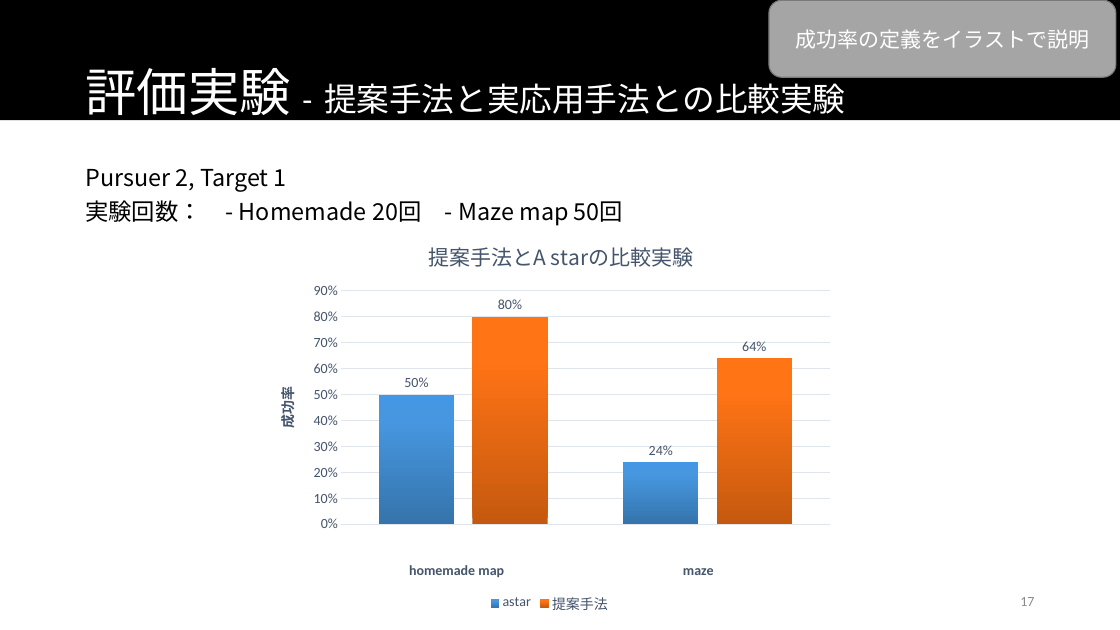
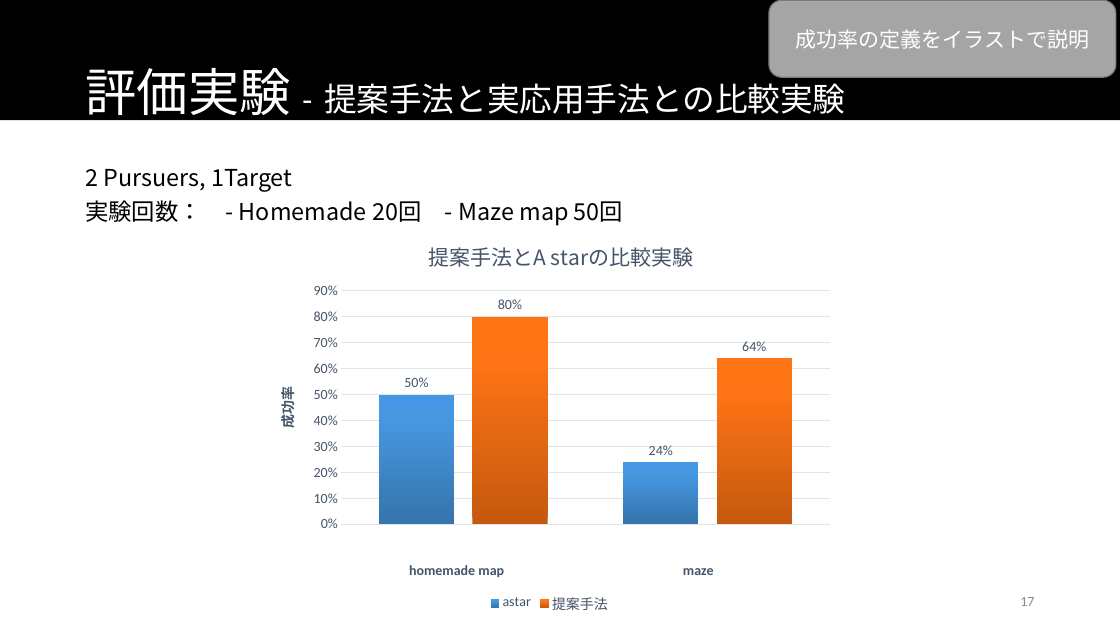
Before and after one commit to namidairo777/xiao_multiagent, a slide deck: slide 17 of documents/情報処理学会TANGXIAO_20170306.pptx. Drawn at 1120x630 pixels with LibreOffice and Linux fonts; fonts in the diff are those of the drawing. Boxes give left, top, right and bottom in pixels: in the first picture for what was removed or moved away, otherwise in the second. Text is boxed around its words. In the diff, an @@ line names an element or a change of style, - is before the commit and + after.

```diff
--- a/documents/情報処理学会TANGXIAO_20170306.pptx
+++ b/documents/情報処理学会TANGXIAO_20170306.pptx
@@ text at (85, 169, 292, 192): text changed @@
-Pursuer 2, Target 1
+2 Pursuers, 1Target
```
Also in this commit, not shown: 7 other slides changed.
